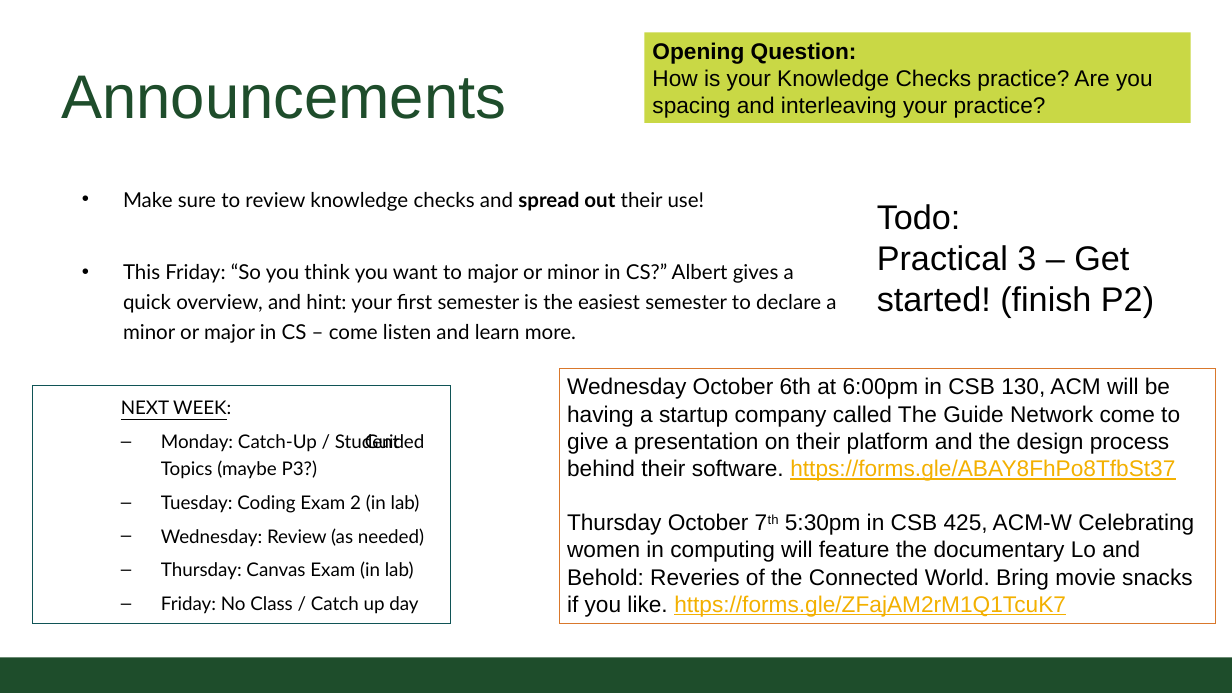
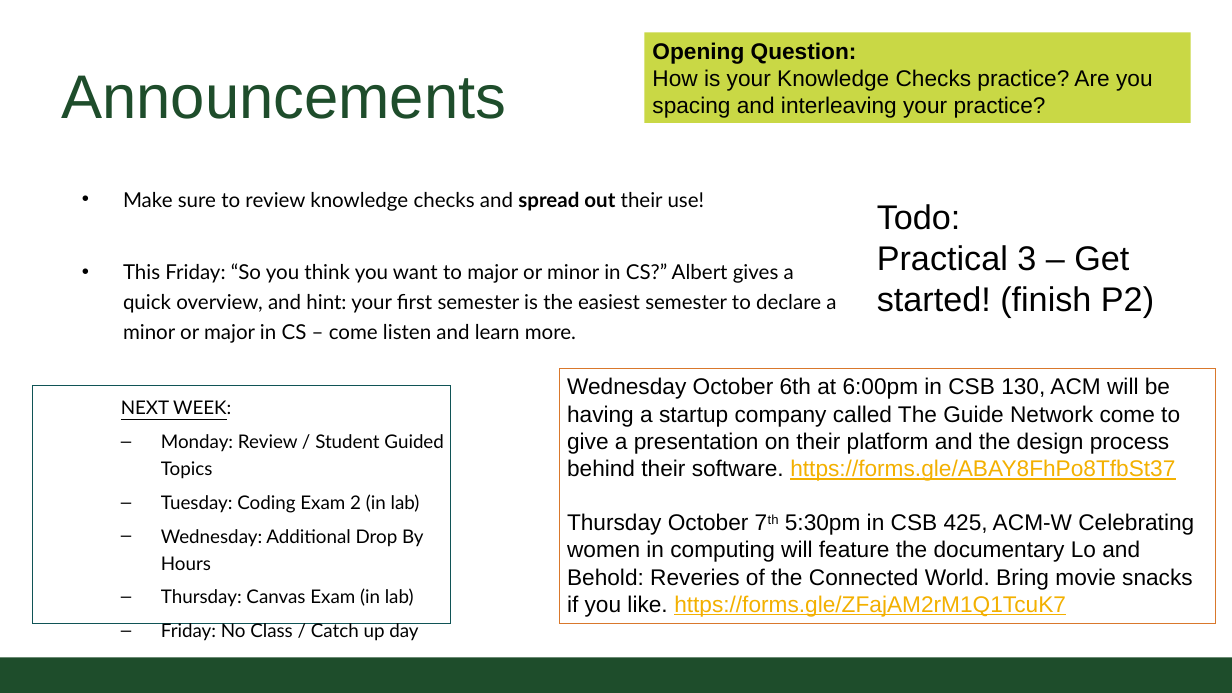
Before and after one commit to CSU-CompSci-CS163-4/Handouts, a slide deck: slide 2 of slides/On-Campus/07_02_FileInput.pptx. Drawn at 1232x693 pixels with LibreOffice and Linux fonts; fonts in the diff are those of the drawing; background and template pictures are left out. Boxes give left, top, right and bottom in pixels: in the first picture for what was removed or moved away, otherwise in the second. Text is boxed around its words. In the diff, an @@ line names an element or a change of style, - is before the commit and + after.

Commit message:
update next weeks lectures

```diff
--- a/slides/On-Campus/07_02_FileInput.pptx
+++ b/slides/On-Campus/07_02_FileInput.pptx
@@ text in rectangle at (161,434,443,479): text changed @@
-  – Monday: Catch-Up / Student Guided Topics (maybe P3?)
+  – Monday: Review / Student Guided Topics
@@ text in rectangle at (161,529,424,570): text changed @@
-  – Wednesday: Review (as needed)
+  – Wednesday: Additional Drop By Hours
```
